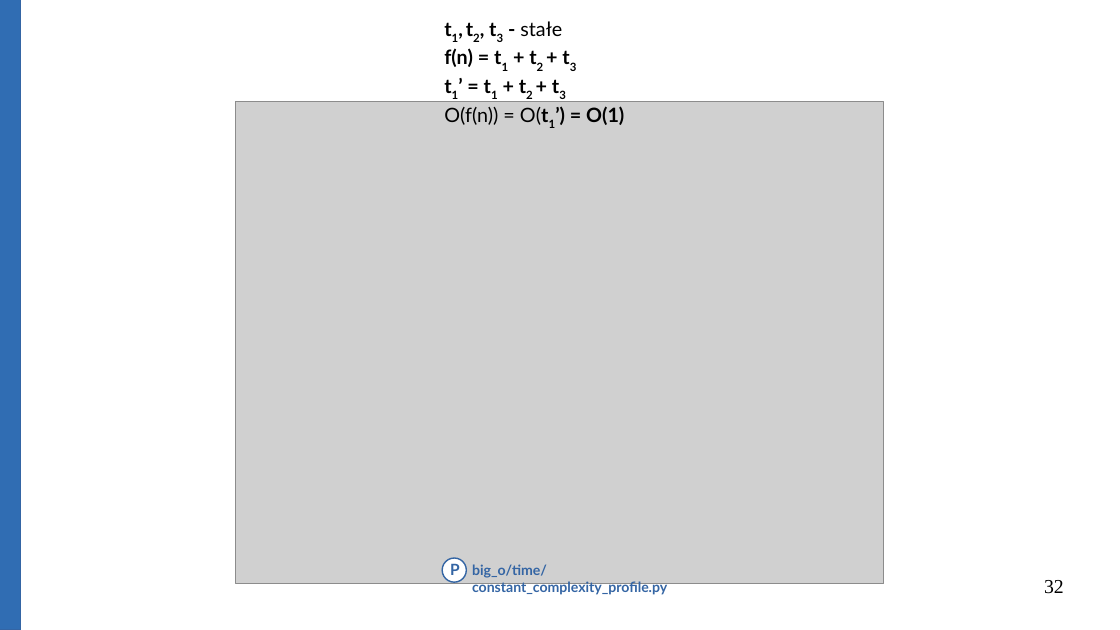
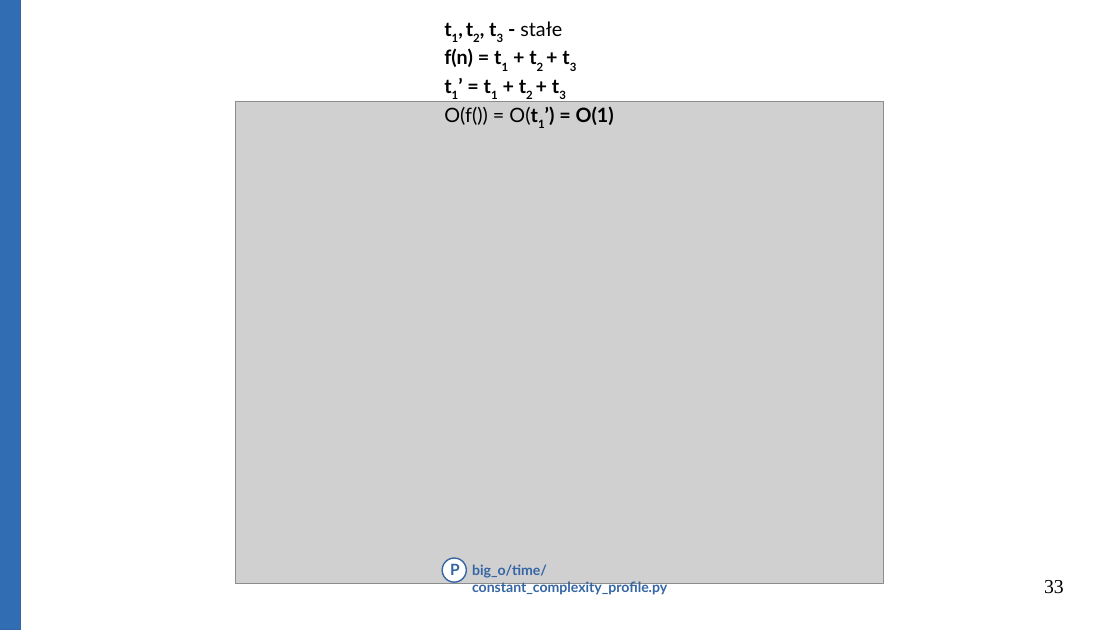
Before and after one commit to Michael-Wisniewski/algorithmic-workshop, a slide deck: slide 33 of gotowa.odp (slide 32 before the commit). Drawn at 1120x630 pixels with LibreOffice and Linux fonts; fonts in the diff are those of the drawing; grey boxes stand for pictures. Boxes give left, top, right and bottom in pixels: in the first picture for what was removed or moved away, otherwise in the second. Text is boxed around its words. In the diff, an @@ line names an element or a change of style, - is before the commit and + after.

```diff
--- a/gotowa.odp
+++ b/gotowa.odp
@@ text at [444, 107, 614, 125]: text changed @@
-O(f(n)) = O(t1’) = O(1)
+O(f()) = O(t1’) = O(1)
@@ page number at [1044, 580, 1064, 594]: text changed @@
-32
+33
```
Also in this commit, not shown: 21 other slides changed, 14 slides added, 1 slide removed, 4 other files.
